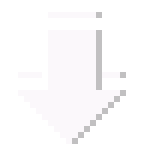
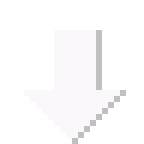
Layer changes from the first 144 x 144 image to the second:
painted on "frame 9" over [18, 30, 72, 144]
hid "frame 8", painted on it over [18, 30, 126, 138]
hid "frame 7", painted on it over [18, 12, 126, 126]
hid "frame 6", painted on it over [18, 12, 126, 120]
hid "frame 5", painted on it over [18, 12, 126, 120]
hid "frame 3", painted on it over [18, 12, 126, 126]
hid "frame 2", painted on it over [18, 30, 126, 138]
hid "frame 1", painted on it over [18, 30, 126, 144]
